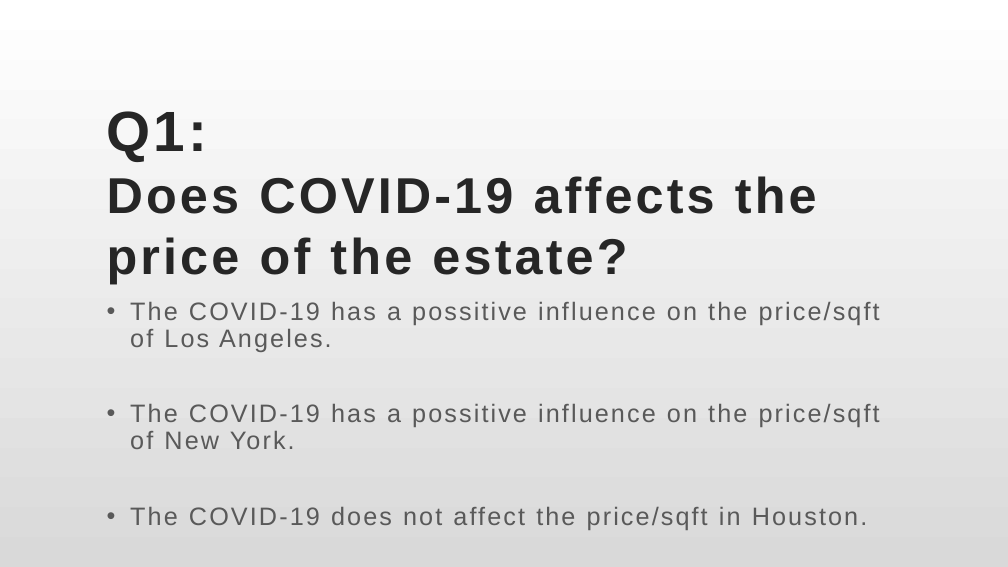
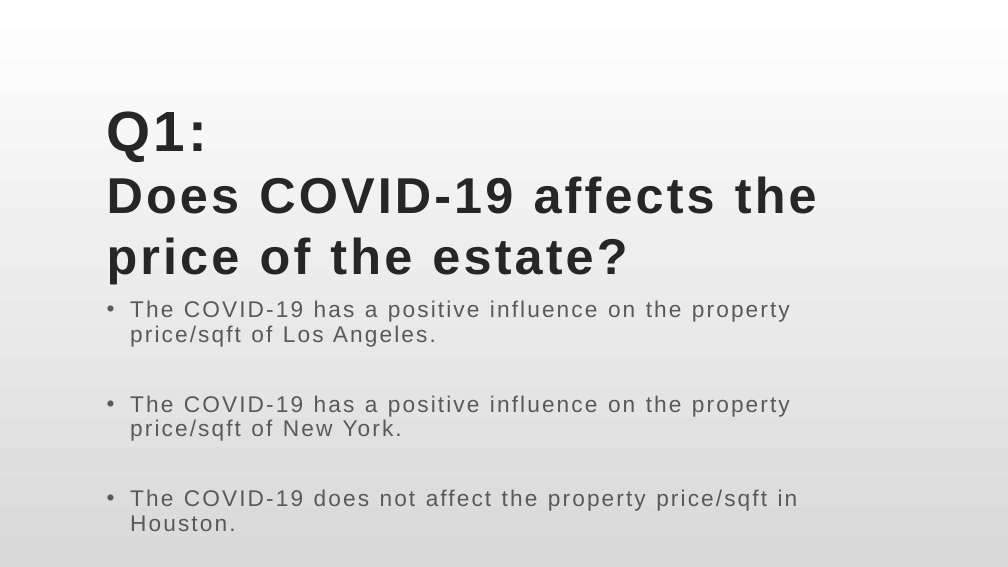
Before and after one commit to Yuehao-Wang/AIM-5001, a slide deck: slide 6 of Y_Wang_Final_Project_Presentation.pptx. Drawn at 1008x567 pixels with LibreOffice and Linux fonts; fonts in the diff are those of the drawing. Boxes give left, top, right and bottom in pixels: in the first picture for what was removed or moved away, otherwise in the second. Text is boxed around its words. In the diff, an @@ line names an element or a change of style, - is before the commit and + after.

```diff
--- a/Y_Wang_Final_Project_Presentation.pptx
+++ b/Y_Wang_Final_Project_Presentation.pptx
@@ subtitle at (x1=130, y1=300, x2=798, y2=531): text changed; size 24 to 21.6 pt @@
-• The COVID-19 has a possitive influence on the price/sqft of Los Angeles.
-• The COVID-19 has a possitive influence on the price/sqft of New York.
-• The COVID-19 does not affect the price/sqft in Houston.
+• The COVID-19 has a positive influence on the property price/sqft of Los Angeles.
+• The COVID-19 has a positive influence on the property price/sqft of New York.
+• The COVID-19 does not affect the property price/sqft in Houston.
```
Also in this commit, not shown: 5 other slides changed.
